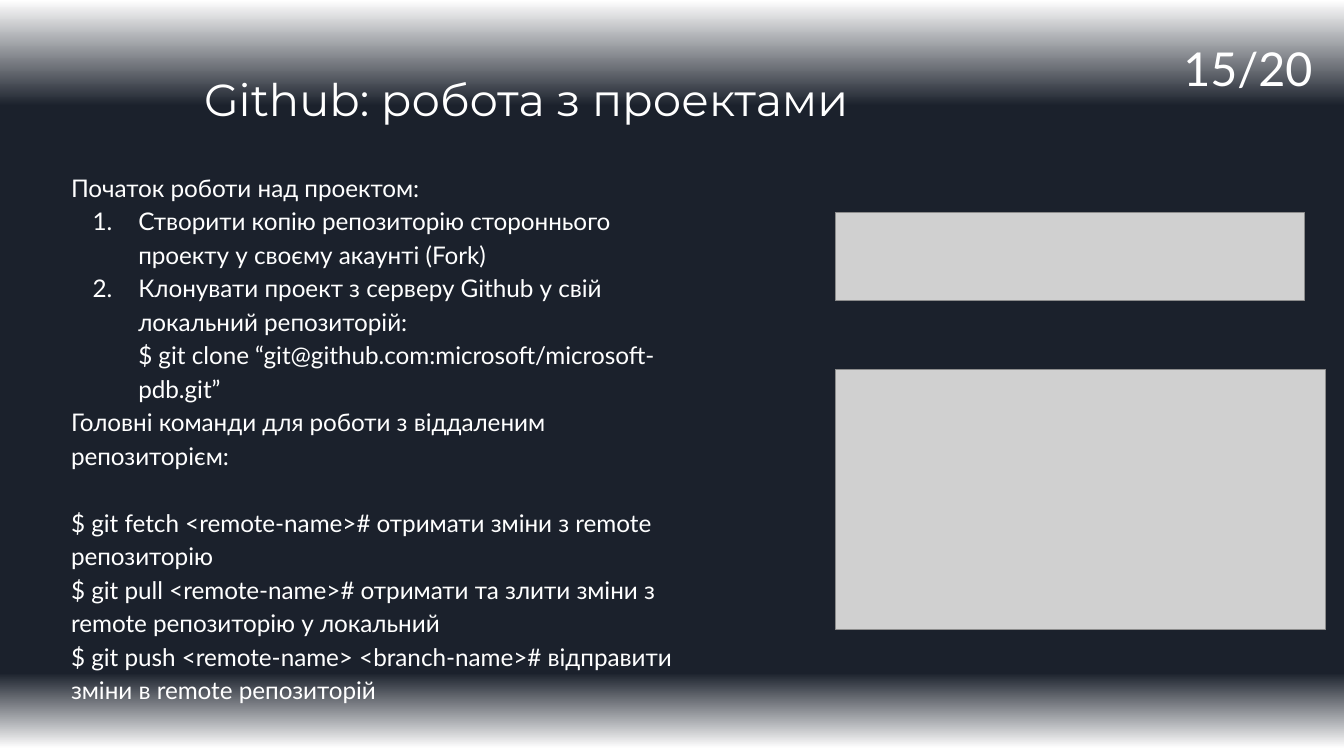
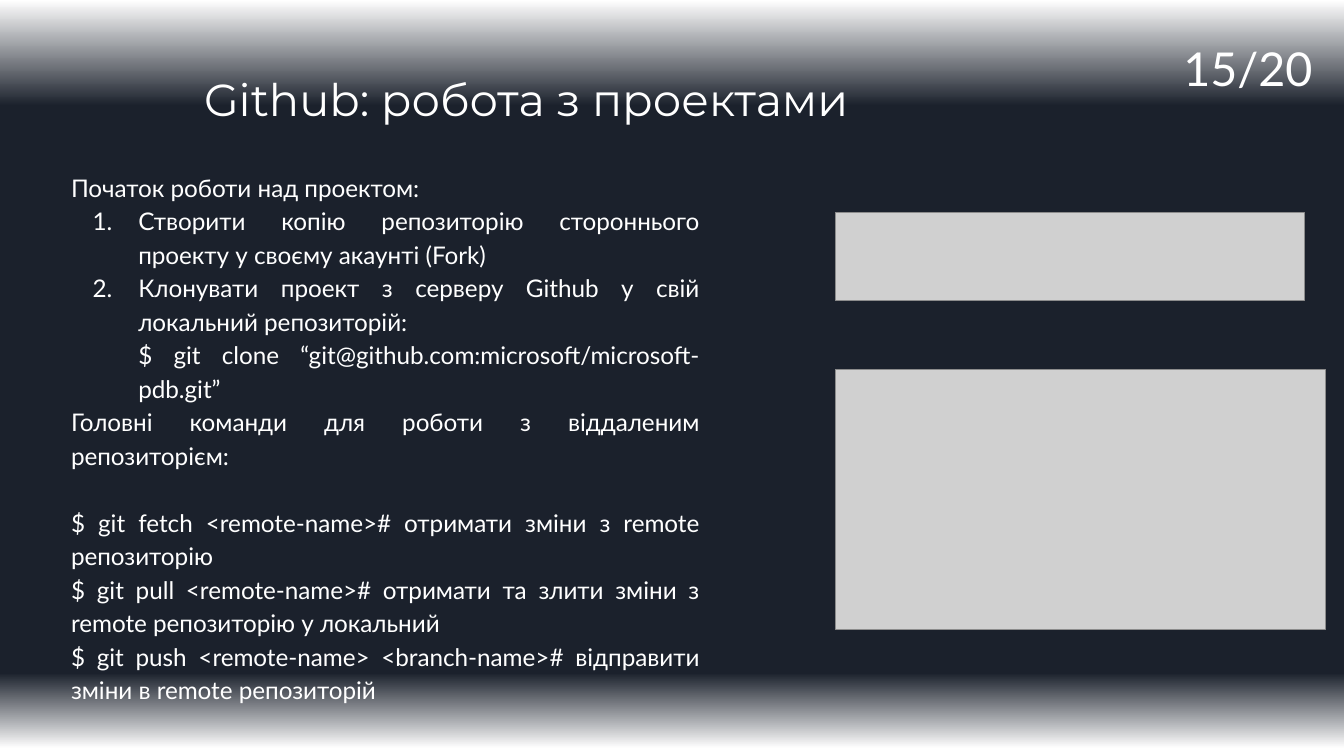
Before and after one commit to ValueOverStatic/IT-carrer-Seminars, a slide deck: slide 15 of Seminar1_Github_v02.pptx. Drawn at 1344x756 pixels with LibreOffice and Linux fonts; fonts in the diff are those of the drawing; grey boxes stand for pictures. Boxes give left, top, right and bottom in pixels: in the first picture for what was removed or moved away, otherwise in the second. Text is boxed around its words. In the diff, an @@ line names an element or a change of style, - is before the commit and + after.

```diff
--- a/Seminar1_Github_v02.pptx
+++ b/Seminar1_Github_v02.pptx
@@ text "Початок роботи над проектом:" at <box>71,179,699,703</box>: alignment left to justified @@
```
Also in this commit, not shown: 9 other slides changed, 1 slide added.
